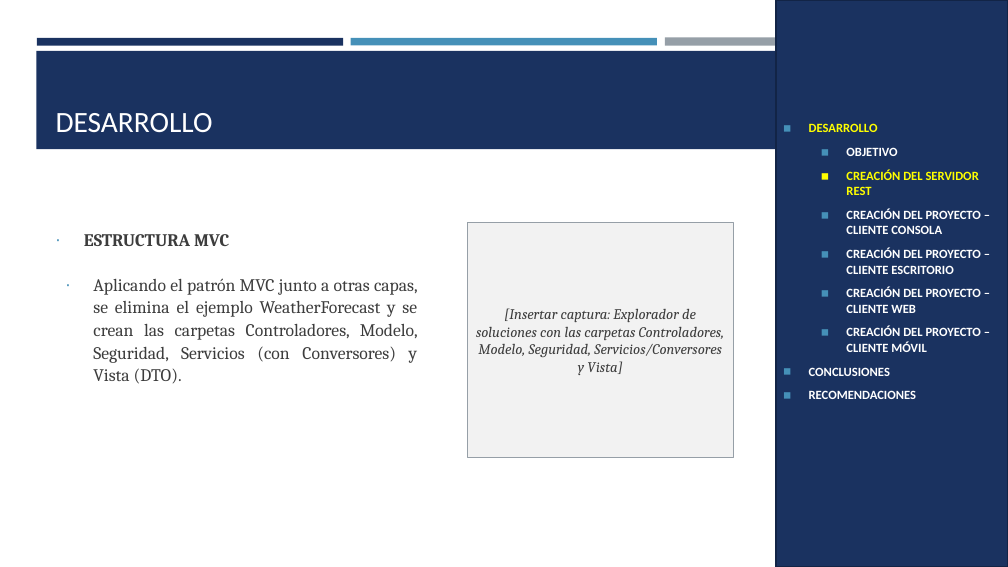
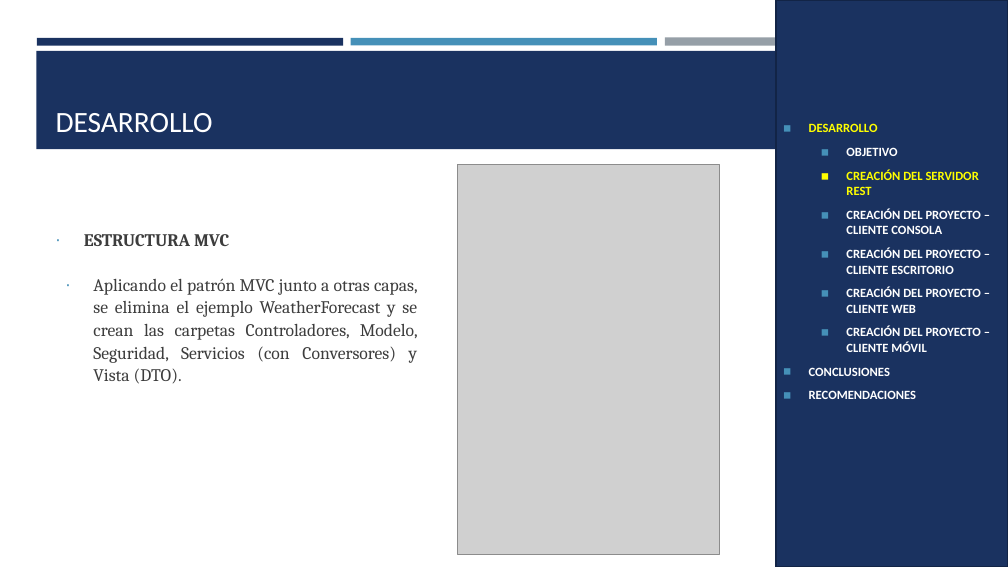
Before and after one commit to Teo344/Arquitectura_GRUPO03, a slide deck: slide 6 of TI.1.4. PAO202651_RESTFUL_DOTNET_SINBDD_NRC36884_GR03/05. DOCUMENTACION/PRESENTACION TI.1.4. RESTFUL sin BDD en DOTNET GR03.pptx. Drawn at 1008x567 pixels with LibreOffice and Linux fonts; fonts in the diff are those of the drawing; grey boxes stand for pictures. Boxes give left, top, right and bottom in pixels: in the first picture for what was removed or moved away, otherwise in the second. Text is boxed around its words. In the diff, an @@ line names an element or a change of style, - is before the commit and + after.

```diff
--- a/TI.1.4. PAO202651_RESTFUL_DOTNET_SINBDD_NRC36884_GR03/05. DOCUMENTACION/PRESENTACION TI.1.4. RESTFUL sin BDD en DOTNET GR03.pptx
+++ b/TI.1.4. PAO202651_RESTFUL_DOTNET_SINBDD_NRC36884_GR03/05. DOCUMENTACION/PRESENTACION TI.1.4. RESTFUL sin BDD en DOTNET GR03.pptx
@@ picture added at [457,165,720,554] @@
@@ rectangle removed at [467,223,734,457] @@
-[Insertar captura: Explorador de soluciones con las carpetas Controladores, Modelo, Seguridad, Servicios/Conversores y Vista]
```
Also in this commit, not shown: 25 other slides changed, 3 slides removed, 1 other file.
